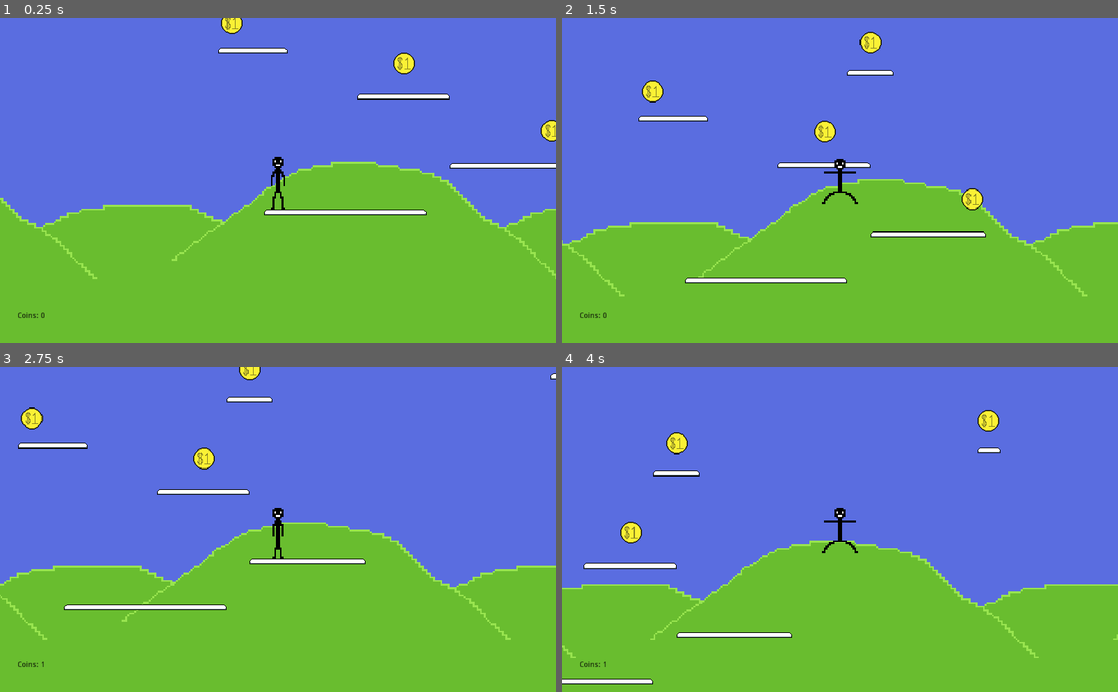
Above: before the commit, frames 1-4 (two rows, left to right).
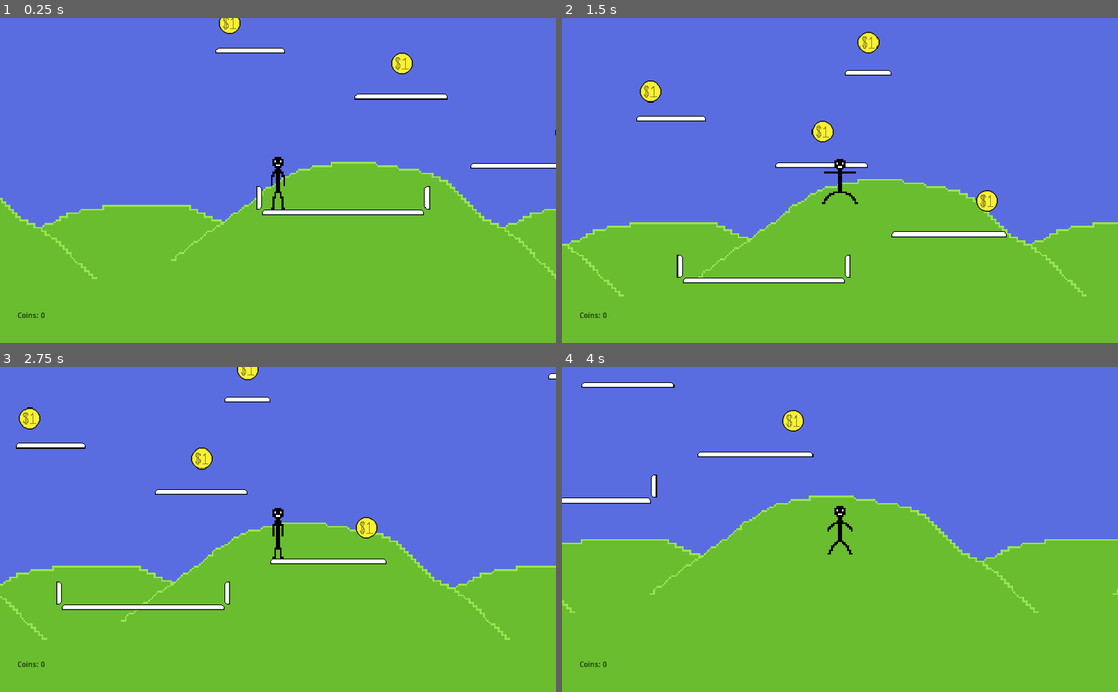
Above: after the commit, the same moments.

Repository: bsu-cs315/P2-Platform-Game
Game: Godot game, scene res://src/scenes/Main.tscn
Same seed, same stepped clock (60 frames per second), same inputs: the game is played once before the commit and once after it.
Inputs:
- Up to frame 1 (0.25 s): no input
- Up to frame 2 (1.5 s): tap Enter at 0.5 s; hold Right (ui_right) from 0.53 s (still down); tap Up (ui_up) at 0.77 s
- Up to frame 3 (2.75 s): tap Up (ui_up) at 1.52 s; release Right (ui_right) at 2.03 s; hold Left (ui_left) from 2.03 s (still down)
- Up to frame 4 (4 s): release Left (ui_left) at 2.78 s; hold Right (ui_right) from 2.78 s (still down); tap Up (ui_up) at 3.02, 3.77 s

The runs differ from the first frame. In frame 1, 0.9% of the frame differs, in the area x 0-100%, y 0-81%; in frame 2, 1.3%; in frame 3, 1.1%; in frame 4, 17%, in the area x 0-100%, y 4-98%.

Commit message:
Add finishing touches

Diff:
--- a/src/scenes/Main.tscn
+++ b/src/scenes/Main.tscn
@@ -12,24 +12,91 @@
 scale = Vector2( 5, 5 )
 
 [node name="TileMap" parent="." instance=ExtResource( 4 )]
-tile_data = PoolIntArray( -196583, 0, 0, -131061, 1, 0, -131060, 3, 0, 2, 1, 0, 3, 2, 0, 4, 3, 0, 131080, 1, 0, 131081, 2, 0, 131082, 2, 0, 131083, 3, 0, 327692, 1, 0, 327693, 2, 0, 327694, 2, 0, 327695, 2, 0, 327696, 3, 0, 458756, 1, 0, 458757, 2, 0, 458758, …(63 unchanged characters)…
+tile_data = PoolIntArray( -196583, 0, 0, -196572, 0, 0, -196560, 0, 0, -196547, 0, 0, -196535, 1, 0, -196534, 2, 0, -196533, 2, 0, -196532, 2, 0, -196531, 2, 0, -196530, 2, 0, -196529, 2, 0, -196528, 2, 0, -196527, 3, 0, -131061, 1, 0, -131060, 3, 0, 2, 1, 0, 3, 2, 0, 4, 3, 0, 131080, 1, 0, 131081, 2, 0, 131082, 2, 0, 131083, 3, 0, 327693, 1, 0, 327694, 2, 0, 327695, 2, 0, 327696, 2, 0, 327697, 3, 0, 393219, -1610612736, 0, 393227, -1073741824, 0, 458756, 1, 0, 458757, 2, 0, 458758, …(63 unchanged characters)…
+
+[node name="Coins" type="Control" parent="."]
+margin_right = 40.0
+margin_bottom = 40.0
+__meta__ = {
+"_edit_use_anchors_": false
+}
+
+[node name="Coin" parent="Coins" instance=ExtResource( 2 )]
+position = Vector2( 384.501, -101.762 )
+
+[node name="Coin2" parent="Coins" instance=ExtResource( 2 )]
+position = Vector2( 321.261, 21.8858 )
+
+[node name="Coin3" parent="Coins" instance=ExtResource( 2 )]
+position = Vector2( 83.4047, -33.8027 )
+
+[node name="Coin4" parent="Coins" instance=ExtResource( 2 )]
+position = Vector2( 548.362, 117.577 )
+
+[node name="Coin5" parent="Coins" instance=ExtResource( 2 )]
+position = Vector2( 814.907, -132.91 )
+
+[node name="Coin6" parent="Coins" instance=ExtResource( 2 )]
+position = Vector2( 1168.64, -128.905 )
+
+[node name="Coin7" parent="Coins" instance=ExtResource( 2 )]
+position = Vector2( 1554.41, -128.905 )
+
+[node name="Coin8" parent="Coins" instance=ExtResource( 2 )]
+position = Vector2( 1968.21, -127.57 )
+
+[node name="Coin9" parent="Coins" instance=ExtResource( 2 )]
+position = Vector2( 2351.31, -128.905 )
+
+[node name="Coin10" parent="Coins" instance=ExtResource( 2 )]
+position = Vector2( 2392.69, -130.24 )
+
+[node name="Coin11" parent="Coins" instance=ExtResource( 2 )]
+position = Vector2( 2439.41, -126.235 )
+
+[node name="Coin12" parent="Coins" instance=ExtResource( 2 )]
+position = Vector2( 2479.45, -123.566 )
+
+[node name="Coin13" parent="Coins" instance=ExtResource( 2 )]
+position = Vector2( 2527.51, -123.566 )
+
+[node name="Coin14" parent="Coins" instance=ExtResource( 2 )]
+position = Vector2( 2568.89, -131.575 )
+
+[node name="Coin15" parent="Coins" instance=ExtResource( 2 )]
+position = Vector2( 2612.94, -130.24 )
+
+[node name="Coin16" parent="Coins" instance=ExtResource( 2 )]
+position = Vector2( 2595.58, -167.615 )
+
+[node name="Coin17" parent="Coins" instance=ExtResource( 2 )]
+position = Vector2( 2548.86, -160.941 )
+
+[node name="Coin18" parent="Coins" instance=ExtResource( 2 )]
+position = Vector2( 2503.48, -155.602 )
+
+[node name="Coin19" parent="Coins" instance=ExtResource( 2 )]
+position = Vector2( 2455.42, -170.285 )
+
+[node name="Coin20" parent="Coins" instance=ExtResource( 2 )]
+position = Vector2( 2410.04, -175.624 )
+
+[node name="Coin21" parent="Coins" instance=ExtResource( 2 )]
+position = Vector2( 2365.99, -180.964 )
+
+[node name="Coin22" parent="Coins" instance=ExtResource( 2 )]
+position = Vector2( 2403.37, -215.67 )
+
+[node name="Coin23" parent="Coins" instance=ExtResource( 2 )]
+position = Vector2( 2458.09, -214.335 )
+
+[node name="Coin24" parent="Coins" instance=ExtResource( 2 )]
+position = Vector2( 2508.82, -210.33 )
+
+[node name="Coin25" parent="Coins" instance=ExtResource( 2 )]
+position = Vector2( 2558.21, -207.661 )
 
 [node name="Player" parent="." instance=ExtResource( 1 )]
-position = Vector2( 146.975, 183.113 )
-
-[node name="Coin" parent="." instance=ExtResource( 2 )]
-position = Vector2( 384.501, -101.762 )
-
-[node name="Coin2" parent="." instance=ExtResource( 2 )]
-position = Vector2( 321.261, 21.8858 )
-
-[node name="Coin3" parent="." instance=ExtResource( 2 )]
-position = Vector2( 83.4047, -33.8027 )
-
-[node name="Coin4" parent="." instance=ExtResource( 2 )]
-position = Vector2( 525.138, 115.329 )
-
-[node name="Coin5" parent="." instance=ExtResource( 2 )]
-position = Vector2( 814.907, -132.91 )
+position = Vector2( 150, 180 )
 
 [node name="HUD" parent="." instance=ExtResource( 5 )]
--- a/src/scenes/Player.gd
+++ b/src/scenes/Player.gd
@@ -6,15 +6,14 @@
 export var movement_speed: float = 250.0
 export var movement_speed_max: float = 500.0
 export var jump_force: float = 10.0
+export var reset_height: float = 300.0
 
 var airborne: bool = false
 var velocity_horizontal: float = 0.0
 var velocity_vertical: float = 0.0
 var movement_dir: Vector2 = Vector2(0.0, 0.0)
 
-
-func _process(_delta: float) -> void:
-	set_animation()
+onready var start_pos: Vector2 = position
 
 
 func _physics_process(delta: float) -> void:
@@ -22,6 +21,9 @@
 	get_input()
 	calculate_velocity(delta)
 	var _velocity: Vector2 = move_and_slide(movement_dir * movement_speed, Vector2(0, -1))
+	if position.y > reset_height:
+		reset_position()
+	set_animation()
 
 
 func get_input() -> void:
@@ -66,3 +68,9 @@
 		velocity_horizontal = ceil(velocity_horizontal * drag)
 	velocity_vertical += gravity * delta
 	movement_dir.y += velocity_vertical * delta
+
+
+func reset_position() -> void:
+	velocity_horizontal = 0
+	velocity_vertical = 0
+	position = start_pos
